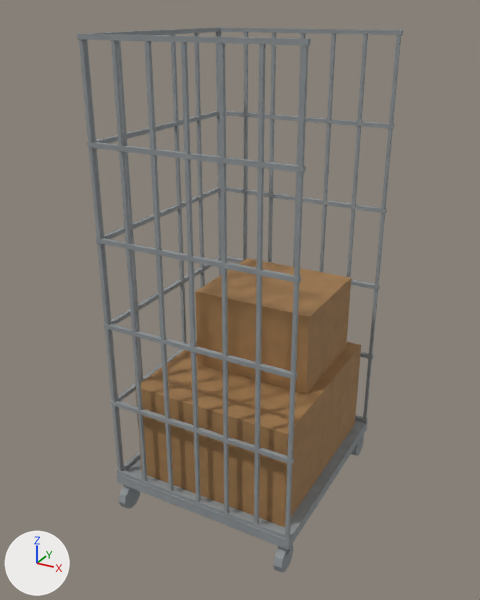
A saved change to the FBX model art/commissary/BayRollCage.fbx.
Camera for both pictures: a camera (50 mm lens) standing at (1.042, -1.976, 1.781) and looking at (-0.025, -0.036, 0.811). The lights are fixed; the arrows at lower left show +X, +Y and +Z. The picture after the commit comes second. Where no turn or scale is listed for an object, it has been applied to the vertices.

In view in the first picture: 'BayRollCage_Body'.
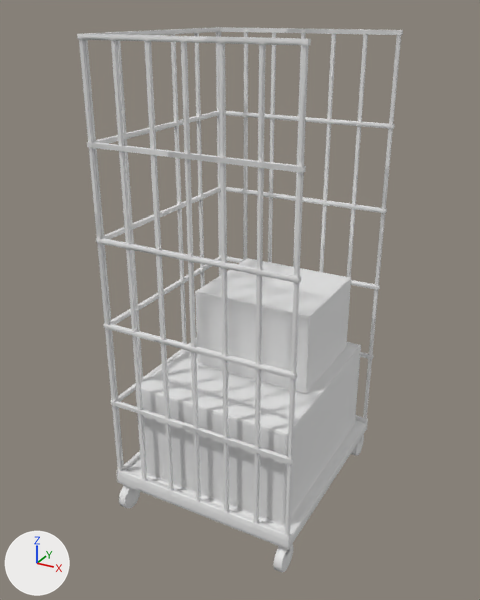
Pixel boxes (x1, y1, x2, y2) of what changed, in the pictures (480 x 600 px):
part 1 of me_bayrollcage_body_001, recoloured (lighter): (77, 27, 403, 573) in both
part 2 of me_bayrollcage_body_001, recoloured (brown to grey): (135, 258, 361, 527) in both

The change, as a list of edits to the scene's bpy script:
```text
Add img_t_bayrollcage_n_png:
    img_t_bayrollcage_n_png = load_image('T_BayRollCage_N.png', 'T_BayRollCage_N.png', 512, 512, 'Non-Color')
Add mat_bayrollcage_gamelook:
    mat_bayrollcage_gamelook = bpy.data.materials.new('BayRollCage_GameLook')
    mat_bayrollcage_gamelook.use_nodes = True; mat_bayrollcage_gamelook.node_tree.nodes.clear()
    _N = mat_bayrollcage_gamelook.node_tree.nodes; _L = mat_bayrollcage_gamelook.node_tree.links
    n0 = _N.new('ShaderNodeBsdfPrincipled'); n0.name = 'Principled BSDF'
    n1 = _N.new('ShaderNodeOutputMaterial'); n1.name = 'Material Output'
    n2 = _N.new('ShaderNodeTexImage'); n2.name = 'Image Texture'
    n2.image = img_t_bayrollcage_n_png
    n3 = _N.new('ShaderNodeNormalMap'); n3.name = 'Normal Map'
    _L.new(n2.outputs[0], n3.inputs[1])  # 'Color' to 'Color'
    _L.new(n3.outputs[0], n0.inputs[5])  # 'Normal' to 'Normal'
    _L.new(n0.outputs[0], n1.inputs[0])  # 'BSDF' to 'Surface'
Change me_bayrollcage_body_001:
    where me_bayrollcage_body_001.from_pydata(...)  # 440 vertices, 684 faces; spans x -0.36..0.36, y -0.42..0.42, z 0.0..1.71
    used by ob_bayrollcage_body; location = (0.0, 0.0, 0.0)
    me_bayrollcage_body_001 part 1: all 660 faces that had it switch from mat_m_baysteel (picture img_t_baysteel_basecolor_png) to mat_bayrollcage_gamelook
    me_bayrollcage_body_001 part 2: all 24 faces that had it switch from mat_m_baycarton (picture img_t_baycarton_basecolor_png) to mat_bayrollcage_gamelook
```
